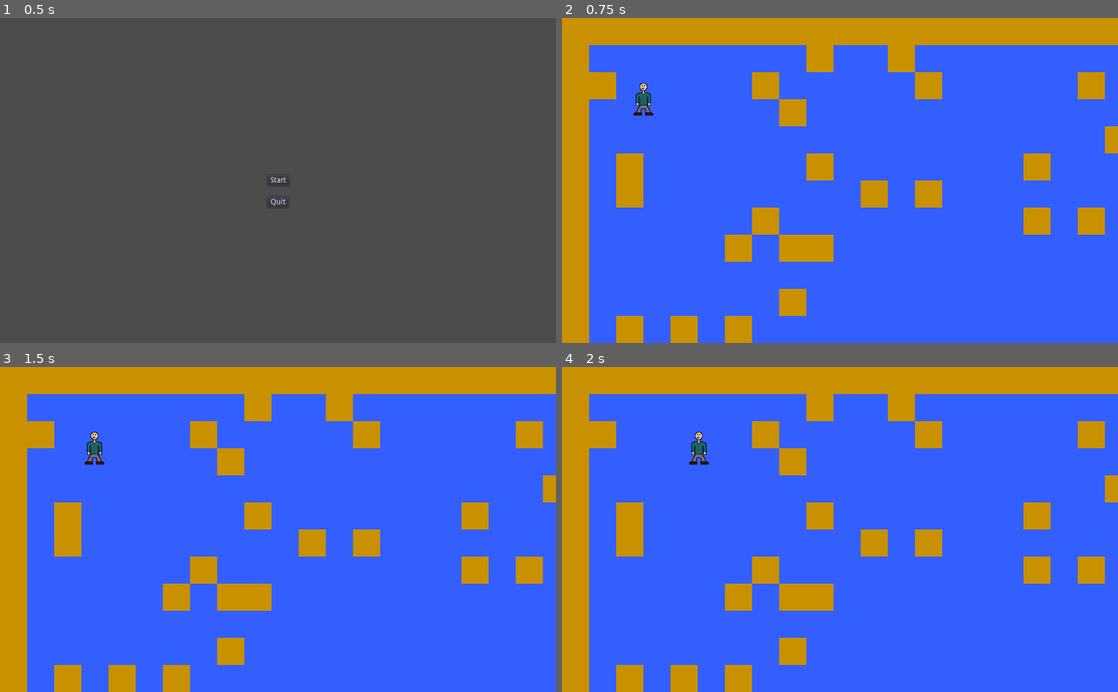
Above: before the commit, frames 1-4 (two rows, left to right).
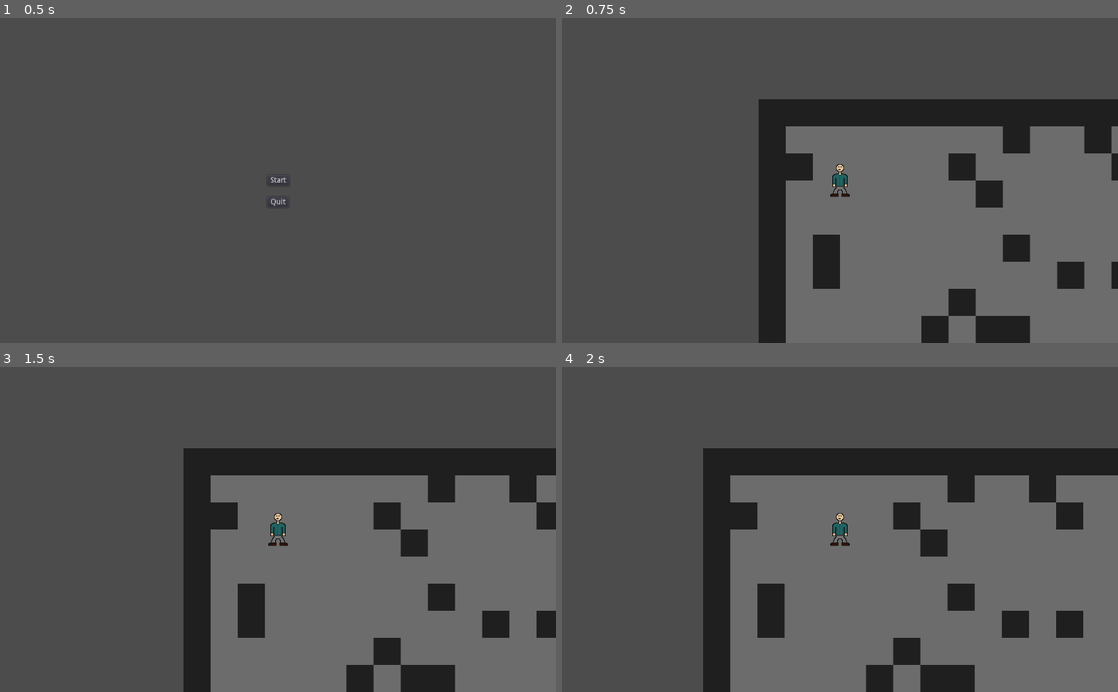
Above: after the commit, the same moments.

Repository: jamesaorson/into-the-crypt
Game: Godot game, scene res://ui/main_menu/main_menu.tscn
Same seed, same stepped clock (60 frames per second), same inputs: the game is played once before the commit and once after it.
Inputs:
- Up to frame 1 (0.5 s): no input
- Up to frame 2 (0.75 s): click "Start" at 0.5 s
- Up to frame 3 (1.5 s): tap Enter (ui_accept) at 1.25 s; hold D (player_move_right) from 1.28 s (still down); tap Shift (sprint) at 1.35 s
- Up to frame 4 (2 s): keep holding D (player_move_right); tap Enter (ui_accept) at 1.52 s

Frame 1 is identical in both runs. In frame 2, 100% of the frame differs, in the area x 0-100%, y 0-100%; in frame 3, 100%; in frame 4, 100%.

Commit message:
Add player centric camera

Diff:
--- a/crypt/crypt.tres
+++ b/crypt/crypt.tres
@@ -1,13 +1,13 @@
 [gd_resource type="TileSet" load_steps=4 format=2]
 
-[ext_resource path="res://assets/blue.png" type="Texture" id=1]
-[ext_resource path="res://assets/gold.png" type="Texture" id=2]
+[ext_resource path="res://assets/crypt/floor.png" type="Texture" id=1]
+[ext_resource path="res://assets/crypt/wall.png" type="Texture" id=2]
 
 [sub_resource type="ConvexPolygonShape2D" id=1]
-points = PoolVector2Array( 30, 30, -20, 30, -20, -20, 30, -20 )
+points = PoolVector2Array( 0, 0, 50, 0, 50, 50, 0, 50 )
 
 [resource]
-0/name = "Blue"
+0/name = "Floor"
 0/texture = ExtResource( 1 )
 0/tex_offset = Vector2( 0, 0 )
 0/modulate = Color( 1, 1, 1, 1 )
@@ -17,7 +17,7 @@
 0/navigation_offset = Vector2( 0, 0 )
 0/shapes = [  ]
 0/z_index = 0
-1/name = "Gold"
+1/name = "Wall"
 1/texture = ExtResource( 2 )
 1/tex_offset = Vector2( 0, 0 )
 1/modulate = Color( 1, 1, 1, 1 )
@@ -30,6 +30,6 @@
 "one_way": false,
 "one_way_margin": 1.0,
 "shape": SubResource( 1 ),
-"shape_transform": Transform2D( 1, 0, 0, 1, 20, 20 )
+"shape_transform": Transform2D( 1, 0, 0, 1, 0, 0 )
 } ]
 1/z_index = 0
--- a/crypt/crypt_tileset.tscn
+++ b/crypt/crypt_tileset.tscn
@@ -1,26 +1,20 @@
 [gd_scene load_steps=3 format=2]
 
-[ext_resource path="res://assets/blue.png" type="Texture" id=1]
-[ext_resource path="res://assets/gold.png" type="Texture" id=2]
+[ext_resource path="res://assets/crypt/floor.png" type="Texture" id=1]
+[ext_resource path="res://assets/crypt/wall.png" type="Texture" id=2]
 
 [node name="Node2D" type="Node2D"]
 
-[node name="Blue" type="Sprite" parent="."]
+[node name="Floor" type="Sprite" parent="."]
 texture = ExtResource( 1 )
 centered = false
-region_enabled = true
-region_rect = Rect2( 0, 0, 50, 50 )
 
-[node name="Gold" type="Sprite" parent="."]
-editor/display_folded = true
+[node name="Wall" type="Sprite" parent="."]
 position = Vector2( 50, 0 )
 texture = ExtResource( 2 )
 centered = false
-region_enabled = true
-region_rect = Rect2( 0, 0, 50, 50 )
 
-[node name="StaticBody2D" type="StaticBody2D" parent="Gold"]
+[node name="StaticBody2D" type="StaticBody2D" parent="Wall"]
 
-[node name="CollisionPolygon2D" type="CollisionPolygon2D" parent="Gold/StaticBody2D"]
-position = Vector2( 20, 20 )
-polygon = PoolVector2Array( 30, -20, -20, -20, -20, 30, 30, 30 )
+[node name="CollisionPolygon2D" type="CollisionPolygon2D" parent="Wall/StaticBody2D"]
+polygon = PoolVector2Array( 0, 0, 50, 0, 50, 50, 0, 50 )
--- a/crypt/door/door.gd
+++ /dev/null
@@ -1,9 +0,0 @@
-extends Area2D
-
-func _on_Door_body_entered(body):
-	print("Entered door")
-	var crypts = get_tree().get_nodes_in_group("crypt")
-	if len(crypts) == 0:
-		print("There are no crypts...")
-	else:
-		crypts[0].create_room()
--- a/crypt/door/door.tscn
+++ /dev/null
@@ -1,22 +0,0 @@
-[gd_scene load_steps=3 format=2]
-
-[ext_resource path="res://crypt/door/door.gd" type="Script" id=1]
-
-[sub_resource type="RectangleShape2D" id=1]
-extents = Vector2( 30, 65.2174 )
-
-[node name="DoorPolygon2D" type="Polygon2D" groups=[
-"door",
-]]
-color = Color( 1, 0, 0, 1 )
-
-[node name="Area2D" type="Area2D" parent="."]
-collision_layer = 4
-script = ExtResource( 1 )
-
-[node name="CollisionShape2D" type="CollisionShape2D" parent="Area2D"]
-position = Vector2( 10, -10 )
-scale = Vector2( 1, 0.92 )
-shape = SubResource( 1 )
-
-[connection signal="body_entered" from="Area2D" to="Area2D" method="_on_Door_body_entered"]
--- a/crypt/room/room.gd
+++ b/crypt/room/room.gd
@@ -1,11 +1,9 @@
 extends TileMap
 
-onready var doorScene = load("res://crypt/door/door.tscn")
 onready var playerScene = load("res://player/player.tscn")
 
-const OPEN_TILE = 0
+const FLOOR_TILE = 0
 const WALL_TILE = 1
-const DOOR_TILE = 0
 
 const ROOM_HEIGHT = 18
 const ROOM_WIDTH = 32
@@ -14,10 +12,6 @@
 const PLAYER_HEIGHT = 3
 const PLAYER_WIDTH = 2
 
-var DOOR_TILEMAP_POSITION = Vector2(ROOM_WIDTH - 1, ROOM_HEIGHT / 2)
-const DOOR_HEIGHT = 2
-
-var doorPosition = map_to_world(DOOR_TILEMAP_POSITION)
 var playerStartPosition = map_to_world(PLAYER_START_POSITION)
 var room = []
 
@@ -32,35 +26,17 @@
 			    x < PLAYER_START_POSITION.x + PLAYER_WIDTH and
 				y >= PLAYER_START_POSITION.y and
 				y < PLAYER_START_POSITION.y + PLAYER_HEIGHT):
-				self.room[y][x] = OPEN_TILE
-			elif (x >= DOOR_TILEMAP_POSITION.x - PLAYER_WIDTH and
-				  x <= DOOR_TILEMAP_POSITION.x and
-				  y >= DOOR_TILEMAP_POSITION.y and
-				  y < DOOR_TILEMAP_POSITION.y + DOOR_HEIGHT):
-				self.room[y][x] = DOOR_TILE
+				self.room[y][x] = FLOOR_TILE
 			elif x == 0 or x == ROOM_WIDTH - 1 or y == 0 or y == ROOM_HEIGHT - 1:
 				self.room[y][x] = WALL_TILE
 			else:
 				var tileChoice = rand_range(1, 10)
 				if tileChoice > 2:
-					self.room[y][x] = OPEN_TILE
+					self.room[y][x] = FLOOR_TILE
 				else:
 					self.room[y][x] = WALL_TILE
 	draw_room()
 	create_player()
-	create_door()
-
-func create_door():
-	var door = null
-	var doorNodes = get_tree().get_nodes_in_group("door")
-	if len(doorNodes) != 0:
-		door = doorNodes[0]
-	else:
-		print("Creating door at: ", world_to_map(self.doorPosition), " ", self.doorPosition)
-		door = doorScene.instance()
-		get_tree().root.add_child(door)
-	door.position.x = self.doorPosition.x
-	door.position.y = self.doorPosition.y
 
 func create_player():
 	var player = null
--- a/player/player.tres
+++ b/player/player.tres
@@ -1,6 +1,7 @@
 [gd_resource type="SpriteFrames" load_steps=2 format=2]
 
-[ext_resource path="res://assets/player.png" type="Texture" id=1]
+[ext_resource path="res://assets/player/player.png" type="Texture" id=1]
+
 
 [resource]
 animations = [ {
--- a/player/player.tscn
+++ b/player/player.tscn
@@ -14,3 +14,10 @@
 
 [node name="AnimatedSprite" type="AnimatedSprite" parent="."]
 frames = ExtResource( 2 )
+
+[node name="Camera2D" type="Camera2D" parent="."]
+current = true
+drag_margin_left = 0.1
+drag_margin_top = 0.1
+drag_margin_right = 0.1
+drag_margin_bottom = 0.1
Binary file removed: assets/blue.png
Binary file added: assets/crypt/floor.png
Not shown, changed: assets/crypt/floor.png.import
Binary file added: assets/crypt/wall.png
Not shown, changed: assets/crypt/wall.png.import
Binary file removed: assets/gold.png
Not shown, removed: assets/gold.png.import
Renamed: assets/player.png -> assets/player/player.png
Not shown, added: assets/affinity_files/floor.afphoto
Not shown, added: assets/affinity_files/wall.afphoto
